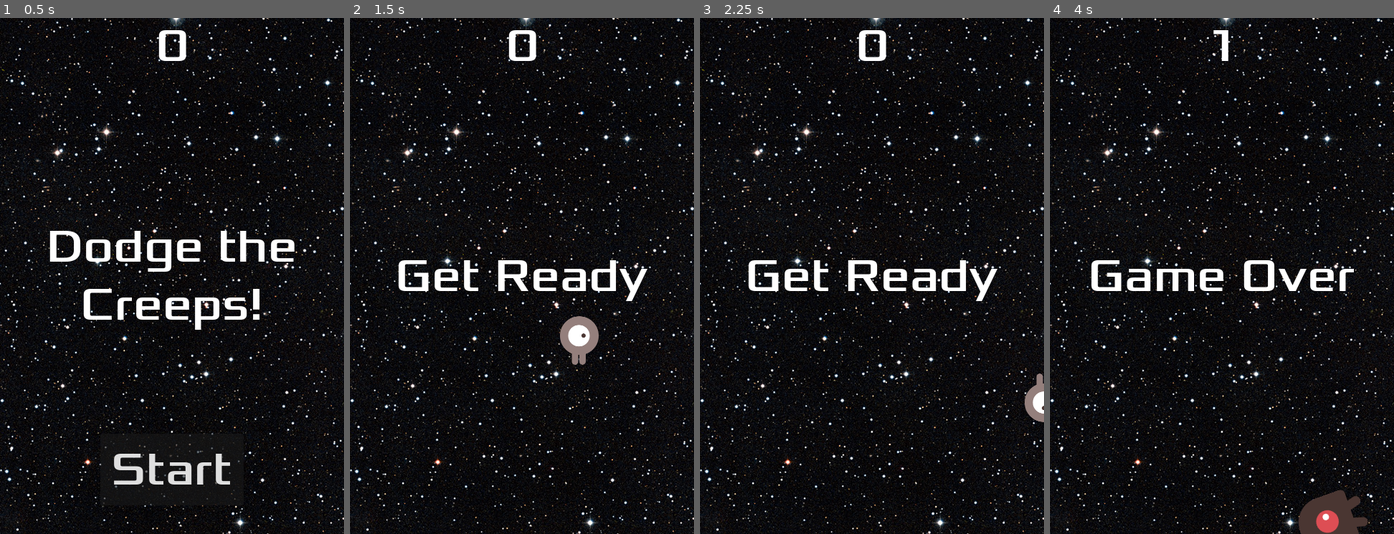
Above: before the commit, frames 1-4 (left to right).
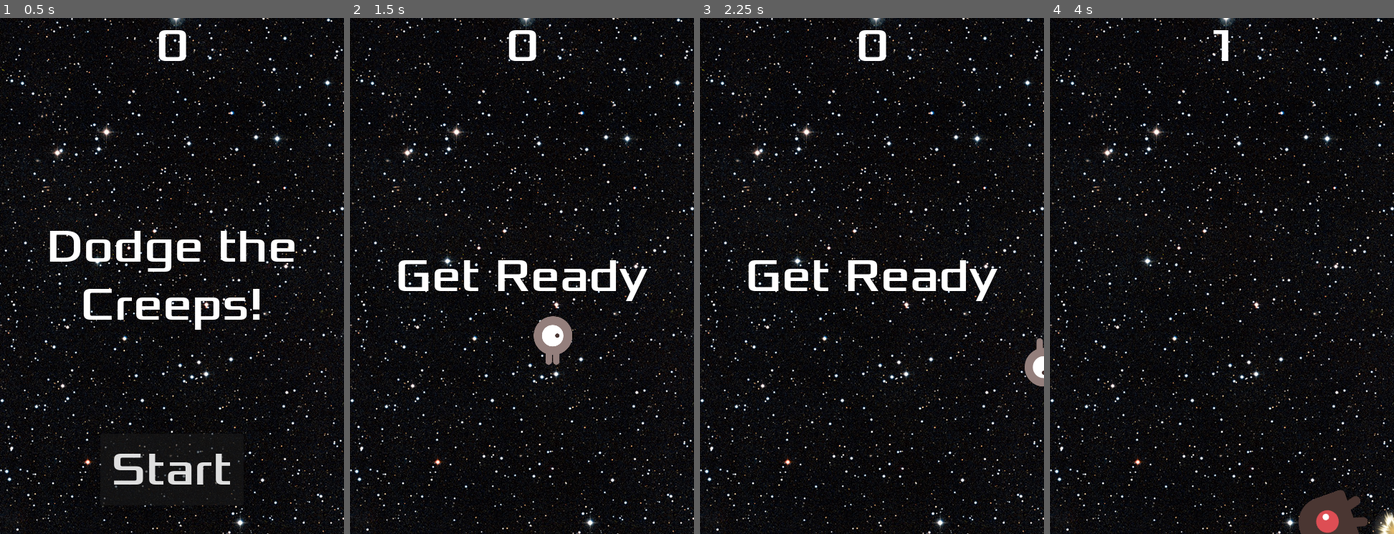
Above: after the commit, the same moments.

Repository: Dragon3221/dodge_the_creeps_2D
Game: Godot game, scene res://main.tscn
Same seed, same stepped clock (60 frames per second), same inputs: the game is played once before the commit and once after it.
Inputs:
- Up to frame 1 (0.5 s): no input
- Up to frame 2 (1.5 s): click "Start" at 0.5 s; hold Right (move_right) from 1.28 s (still down)
- Up to frame 3 (2.25 s): release Right (move_right) at 2.03 s; hold Down (move_down) from 2.03 s (still down)
- Up to frame 4 (4 s): release Down (move_down) at 2.78 s; hold Right (move_right) 2.78-3.53 s; hold Up (move_up) from 3.53 s (still down)

Frame 1 is identical in both runs. In frame 2, 1.3% of the frame differs, in the area x 53-73%, y 57-68%; in frame 3, 0.7%; in frame 4, 1.9%, in the area x 11-100%, y 46-100%.

Commit message:
added death animation to player

Diff:
--- a/player.gd
+++ b/player.gd
@@ -1,51 +1,80 @@
 extends Area2D
 signal hit
 
-@export var speed = 400
-var screen_size
+var is_dead := false
+@export var speed := 400
+@export var accel := 2000
+@export var friction := 1500
 
+var screen_size: Vector2
+var velocity: Vector2 = Vector2.ZERO
 
-# Called when the node enters the scene tree for the first time.
 func _ready():
 	screen_size = get_viewport_rect().size
+	_set_animation("idle")
 	hide()
 
 
-# Called every frame. 'delta' is the elapsed time since the previous frame.
-func _process(delta: float):
-	var velocity = Vector2.ZERO
+func _process(delta: float) -> void:
+	if is_dead:
+		return
+
+	var input_dir := Vector2.ZERO
+
 	if Input.is_action_pressed("move_right"):
-		velocity.x += 1
+		input_dir.x += 1
 	if Input.is_action_pressed("move_left"):
-		velocity.x -= 1
+		input_dir.x -= 1
 	if Input.is_action_pressed("move_up"):
-		velocity.y -= 1
+		input_dir.y -= 1
 	if Input.is_action_pressed("move_down"):
-		velocity.y += 1
+		input_dir.y += 1
 
-	if velocity.length() > 0:
-		velocity = velocity.normalized() * speed
-		$AnimatedSprite2D.play()
+	if input_dir.length() > 0:
+		input_dir = input_dir.normalized()
+		velocity = velocity.move_toward(input_dir * speed, accel * delta)
+		_update_animation(input_dir)
 	else:
-		$AnimatedSprite2D.stop()
+		velocity = velocity.move_toward(Vector2.ZERO, friction * delta)
+		if velocity.length() < 10:
+			velocity = Vector2.ZERO
+			_set_animation("idle")
 
 	position += velocity * delta
 	position = position.clamp(Vector2.ZERO, screen_size)
-	if velocity.x != 0:
-		$AnimatedSprite2D.animation = "walk"
+
+func _update_animation(dir: Vector2) -> void:
+	if dir.x != 0:
+		_set_animation("walk")
 		$AnimatedSprite2D.flip_v = false
-		$AnimatedSprite2D.flip_h = velocity.x < 0
-	elif velocity.y != 0:
-		$AnimatedSprite2D.animation = "up"
-		$AnimatedSprite2D.flip_v = velocity.y > 0
+		$AnimatedSprite2D.flip_h = dir.x < 0
+	elif dir.y != 0:
+		_set_animation("up")
+		$AnimatedSprite2D.flip_v = dir.y > 0
 
+func _set_animation(anim_name: String) -> void:
+	if $AnimatedSprite2D.animation != anim_name:
+		$AnimatedSprite2D.animation = anim_name
+	$AnimatedSprite2D.play()
 
-func _on_body_entered(_body: Node2D):
+func _on_body_entered(_body: Node2D) -> void:
+	if is_dead:
+		return
+	is_dead = true
+	print("Player hit")
+	velocity = Vector2.ZERO
+	_set_animation("death")
+	print("Waiting for death animation to finish...")
+	await $AnimatedSprite2D.animation_finished
+	print("Death animation finished")
 	hide()
 	hit.emit()
-	$CollisionShape2D.set_deferred("disabled",true)
+	$CollisionShape2D.set_deferred("disabled", true)
 
-func start(pos):
+func start(pos: Vector2) -> void:
 	position = pos
+	velocity = Vector2.ZERO
+	is_dead = false
+	_set_animation("idle")
 	show()
 	$CollisionShape2D.disabled = false
--- a/player.tscn
+++ b/player.tscn
@@ -1,13 +1,51 @@
-[gd_scene load_steps=8 format=3 uid="uid://ctfak1o6efqd2"]
+[gd_scene load_steps=12 format=3 uid="uid://ctfak1o6efqd2"]
 
 [ext_resource type="Texture2D" uid="uid://dmkphdjevvn7r" path="res://art/playerGrey_up1.png" id="1_hqtel"]
 [ext_resource type="Script" uid="uid://dm65mbqmou5ds" path="res://player.gd" id="1_sweqy"]
 [ext_resource type="Texture2D" uid="uid://dolev2ign2ham" path="res://art/playerGrey_up2.png" id="2_sweqy"]
 [ext_resource type="Texture2D" uid="uid://h3fqebb545o5" path="res://art/playerGrey_walk1.png" id="3_2hs0m"]
 [ext_resource type="Texture2D" uid="uid://c51nmdf60gu3h" path="res://art/playerGrey_walk2.png" id="4_1jxqw"]
+[ext_resource type="Texture2D" uid="uid://c44ppk7k2ec5l" path="res://art/Attack1.png" id="6_2hs0m"]
+
+[sub_resource type="AtlasTexture" id="AtlasTexture_1jxqw"]
+atlas = ExtResource("6_2hs0m")
+region = Rect2(0, 0, 192, 192)
+
+[sub_resource type="AtlasTexture" id="AtlasTexture_dw050"]
+atlas = ExtResource("6_2hs0m")
+region = Rect2(192, 0, 192, 192)
+
+[sub_resource type="AtlasTexture" id="AtlasTexture_b26j0"]
+atlas = ExtResource("6_2hs0m")
+region = Rect2(384, 0, 192, 192)
 
 [sub_resource type="SpriteFrames" id="SpriteFrames_dw050"]
 animations = [{
+"frames": [{
+"duration": 1.0,
+"texture": SubResource("AtlasTexture_1jxqw")
+}, {
+"duration": 1.0,
+"texture": SubResource("AtlasTexture_dw050")
+}, {
+"duration": 1.0,
+"texture": SubResource("AtlasTexture_b26j0")
+}],
+"loop": false,
+"name": &"death",
+"speed": 5.0
+}, {
+"frames": [{
+"duration": 1.0,
+"texture": ExtResource("1_hqtel")
+}, {
+"duration": 1.0,
+"texture": ExtResource("3_2hs0m")
+}],
+"loop": true,
+"name": &"idle",
+"speed": 1.0
+}, {
 "frames": [{
 "duration": 1.0,
 "texture": ExtResource("1_hqtel")
@@ -43,7 +81,7 @@
 [node name="AnimatedSprite2D" type="AnimatedSprite2D" parent="."]
 scale = Vector2(0.5, 0.5)
 sprite_frames = SubResource("SpriteFrames_dw050")
-animation = &"walk"
+animation = &"death"
 metadata/_edit_group_ = true
 
 [node name="CollisionShape2D" type="CollisionShape2D" parent="."]
Binary file added: art/Attack1.png
Not shown, added: art/Attack1.png.import
Binary file added: art/playerGrey_death.png
Not shown, added: art/playerGrey_death.png.import
